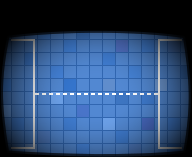
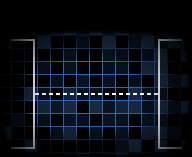
Before/after of a (192, 157) layered artwork. What changed in the layer stack:
renamed "Background" to "Lines", painted on it, masked it over [1, 30, 191, 157]
added layer "Dark squares" above "Background" over [1, 30, 191, 157]
added layer "Background" over [1, 30, 191, 157]
